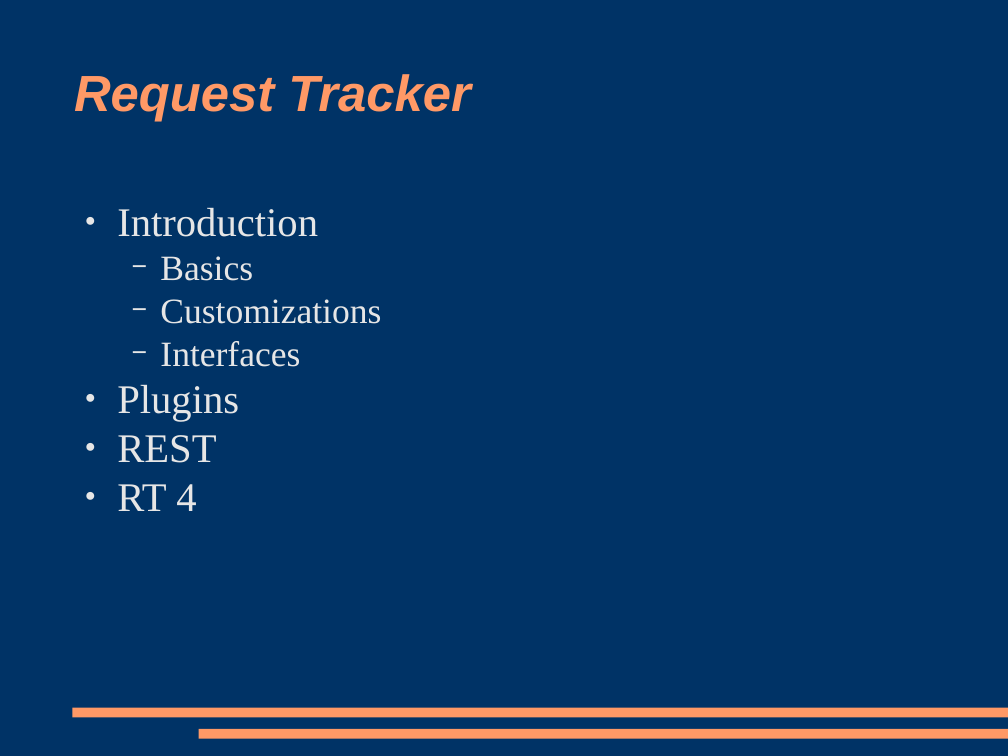
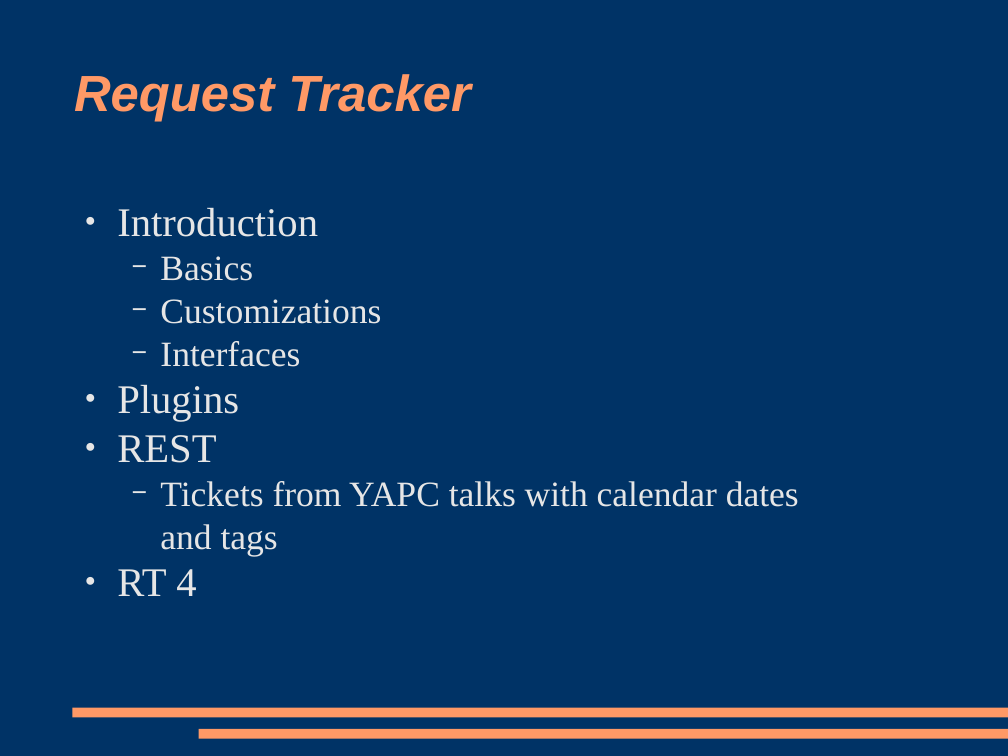
Before and after one commit to racke/Presentations, a slide deck: slide 5 of yapc2009/rt38.odp (slide 3 before the commit). Drawn at 1008x756 pixels with LibreOffice and Linux fonts; fonts in the diff are those of the drawing. Boxes give left, top, right and bottom in pixels: in the first picture for what was removed or moved away, otherwise in the second. Text is boxed around its words. In the diff, an @@ line names an element or a change of style, - is before the commit and + after.

```diff
--- a/yapc2009/rt38.odp
+++ b/yapc2009/rt38.odp
@@ text at [160,481,799,555]: paragraphs added @@
+  − Tickets from YAPC talks with calendar dates
+  and tags
```
Also in this commit, not shown: 6 other slides changed, 6 slides added.
